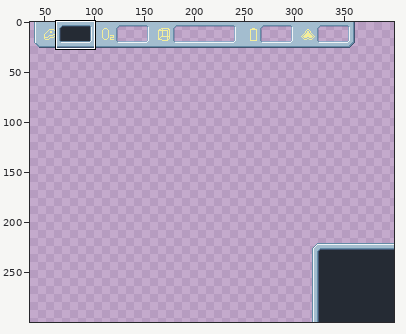
A sprite sheet gets an edit: data/images/space-ui.png. Above: a wide view before the commit, with the close-up outlined.
Close-up. Before the commit:
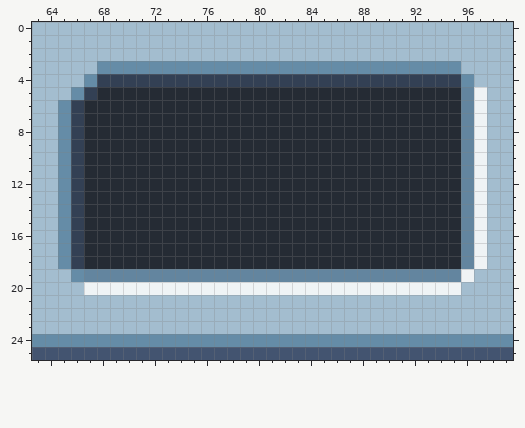
The file is 400x300 pixels. Shown: x 63..99, y 0..25. The wide view leaves out empty margins.
The result:
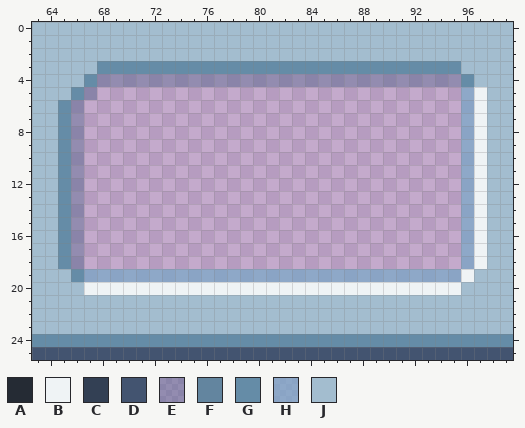
Palette (. is transparent): A #252b34  B #eff3f5  C #334054  D #435470  E #49608666  F #63859f  G #658ca7  H #7aa7c7bb  J #a3bdcf
From old to new:
@@ x 63..99 @@
  3 JJJJJGGGGGGGGGGGGGGGGGGGGGGGGGGGGJJJJ
- 4 JJJJGCCCCCCCCCCCCCCCCCCCCCCCCCCCCGJJJ
- 5 JJJGCAAAAAAAAAAAAAAAAAAAAAAAAAAAAFBJJ
- 6 JJGCAAAAAAAAAAAAAAAAAAAAAAAAAAAAAFBJJ
- 7 JJGCAAAAAAAAAAAAAAAAAAAAAAAAAAAAAFBJJ
- 8 JJGCAAAAAAAAAAAAAAAAAAAAAAAAAAAAAFBJJ
- 9 JJGCAAAAAAAAAAAAAAAAAAAAAAAAAAAAAFBJJ
-10 JJGCAAAAAAAAAAAAAAAAAAAAAAAAAAAAAFBJJ
-11 JJGCAAAAAAAAAAAAAAAAAAAAAAAAAAAAAFBJJ
-12 JJGCAAAAAAAAAAAAAAAAAAAAAAAAAAAAAFBJJ
-13 JJGCAAAAAAAAAAAAAAAAAAAAAAAAAAAAAFBJJ
-14 JJGCAAAAAAAAAAAAAAAAAAAAAAAAAAAAAFBJJ
-15 JJGCAAAAAAAAAAAAAAAAAAAAAAAAAAAAAFBJJ
-16 JJGCAAAAAAAAAAAAAAAAAAAAAAAAAAAAAFBJJ
-17 JJGCAAAAAAAAAAAAAAAAAAAAAAAAAAAAAFBJJ
-18 JJGCAAAAAAAAAAAAAAAAAAAAAAAAAAAAAFBJJ
-19 JJJGFFFFFFFFFFFFFFFFFFFFFFFFFFFFFBJJJ
+ 4 JJJJGEEEEEEEEEEEEEEEEEEEEEEEEEEEEGJJJ
+ 5 JJJGE............................HBJJ
+ 6 JJGE.............................HBJJ
+ 7 JJGE.............................HBJJ
+ 8 JJGE.............................HBJJ
+ 9 JJGE.............................HBJJ
+10 JJGE.............................HBJJ
+11 JJGE.............................HBJJ
+12 JJGE.............................HBJJ
+13 JJGE.............................HBJJ
+14 JJGE.............................HBJJ
+15 JJGE.............................HBJJ
+16 JJGE.............................HBJJ
+17 JJGE.............................HBJJ
+18 JJGE.............................HBJJ
+19 JJJGHHHHHHHHHHHHHHHHHHHHHHHHHHHHHBJJJ
 20 JJJJBBBBBBBBBBBBBBBBBBBBBBBBBBBBBJJJJ
